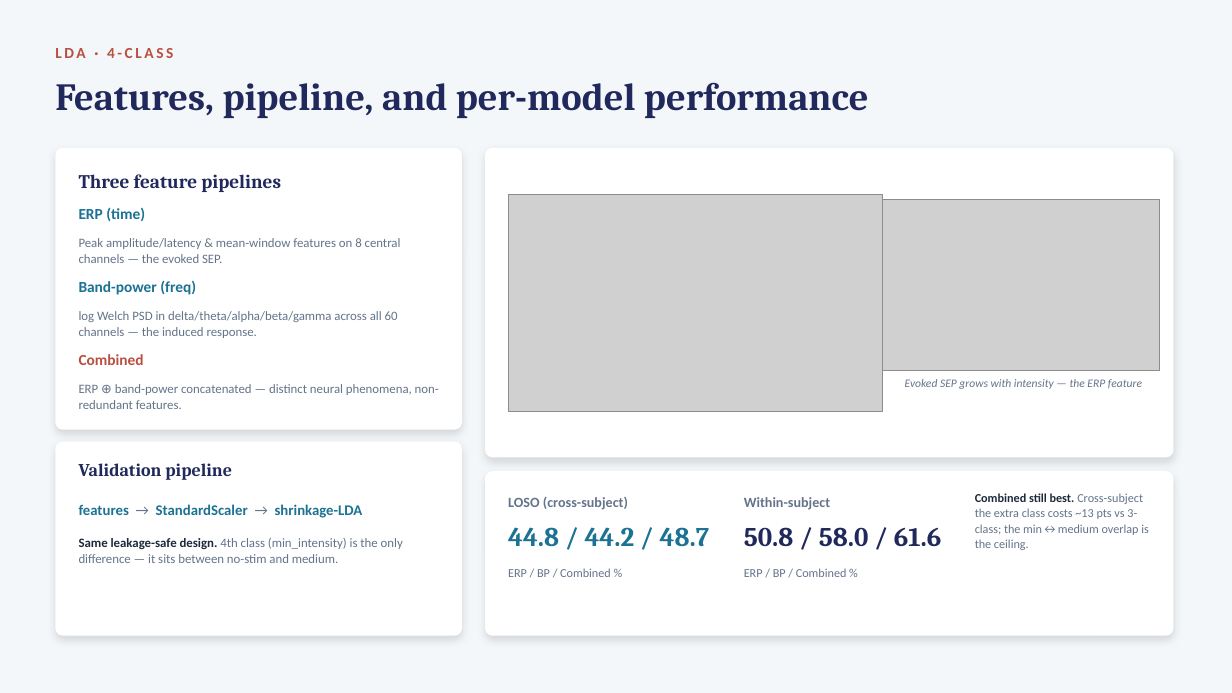
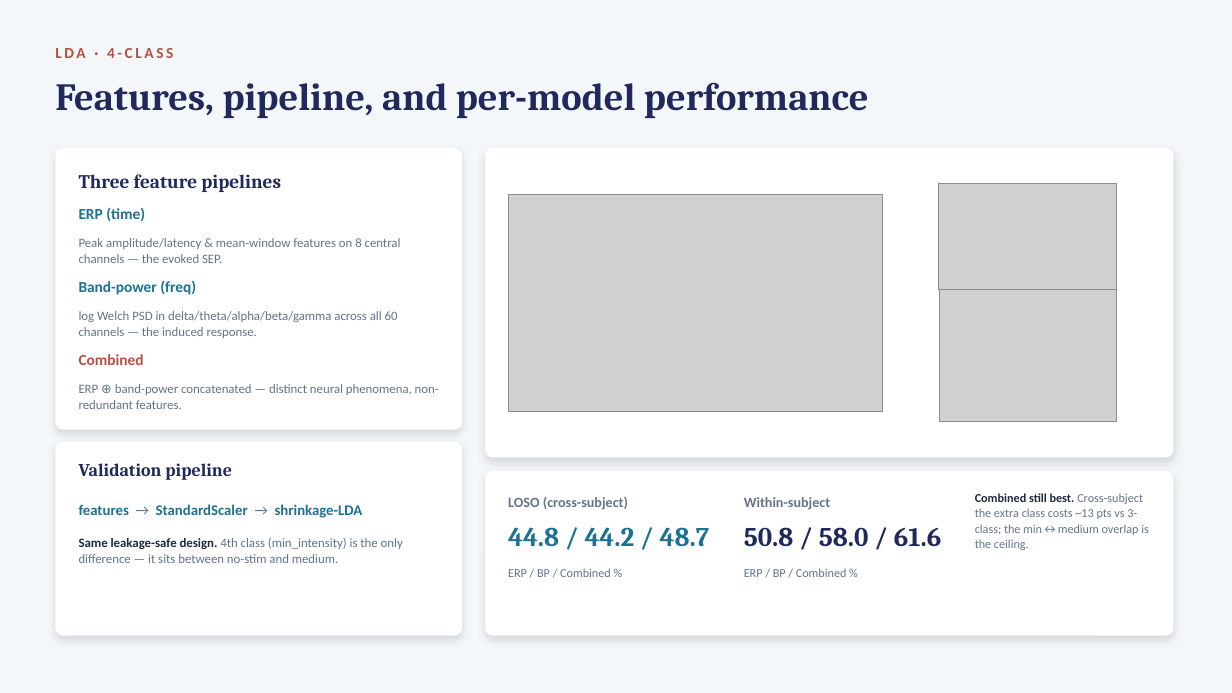
Before and after one commit to adamkablawi/shocked, a slide deck: slide 8 of Results/ML.pptx. Drawn at 1232x693 pixels with LibreOffice and Linux fonts; fonts in the diff are those of the drawing; grey boxes stand for pictures. Boxes give left, top, right and bottom in pixels: in the first picture for what was removed or moved away, otherwise in the second. Text is boxed around its words. In the diff, an @@ line names an element or a change of style, - is before the commit and + after.

```diff
--- a/Results/ML.pptx
+++ b/Results/ML.pptx
@@ picture removed at (x1=883, y1=199, x2=1160, y2=370) @@
@@ picture added at (x1=939, y1=183, x2=1116, y2=289) @@
@@ picture added at (x1=939, y1=289, x2=1116, y2=421) @@
@@ text removed at (x1=905, y1=379, x2=1142, y2=389) @@
-Evoked SEP grows with intensity — the ERP feature
```
Also in this commit, not shown: 1 other slide changed, 10 other files.
